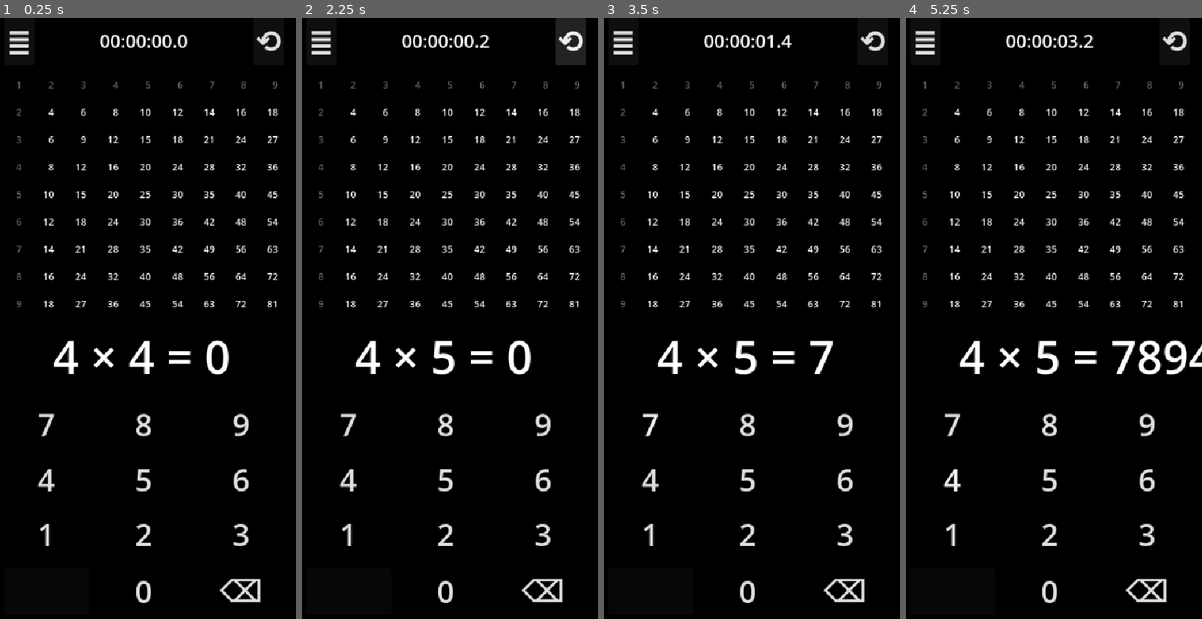
Above: before the commit, frames 1-4 (left to right).
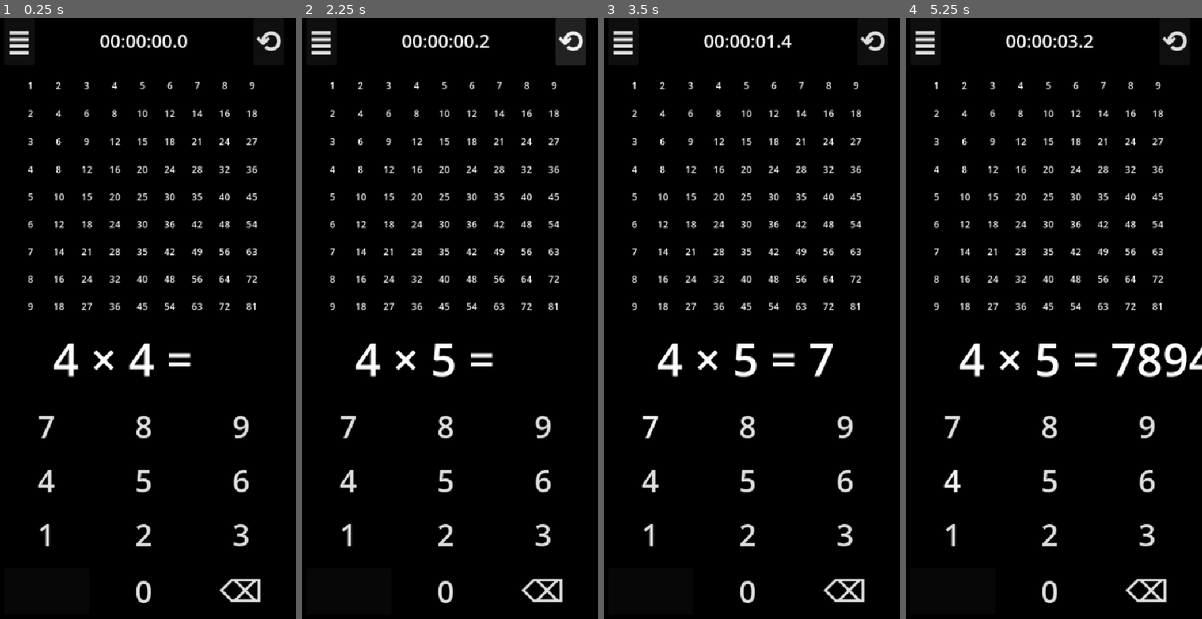
Above: after the commit, the same moments.

Repository: not-learning/einmaleins
Game: Godot game, scene res://main.tscn
Same seed, same stepped clock (60 frames per second), same inputs: the game is played once before the commit and once after it.
Inputs:
- Up to frame 1 (0.25 s): no input
- Up to frame 2 (2.25 s): click "≣" at 0.5 s; click "≣" (after the commit: "⸽⸽⸽⸽⸽") at 1.25 s; click "⟲" at 2 s
- Up to frame 3 (3.5 s): click "7" at 2.75 s
- Up to frame 4 (5.25 s): click "8" at 3.5 s; click "9" at 4.25 s; click "4" at 5 s

The runs differ from the first frame. In frame 1, 5.2% of the frame differs, in the area x 5-95%, y 10-88%; in frame 2, 5.3%; in frame 3, 5.2%; in frame 4, 5.7%, in the area x 5-100%, y 10-88%.

Commit message:
ExList for speed-solving

Diff:
--- /dev/null
+++ b/ex_list.gd
@@ -0,0 +1,33 @@
+extends VBoxContainer
+
+var _last: int
+var _ar: Array[int]
+var _labels: Array[Label]
+
+func _ready() -> void:
+	for i in 63:
+		_labels.append(Label.new())
+		_labels[i].set("size_flags_horizontal", SIZE_EXPAND_FILL)
+		_labels[i].set("theme_override_font_sizes/font_size", 50)
+		_labels[i].set("horizontal_alignment", ALIGNMENT_CENTER)
+		add_child(_labels[i])
+
+func _fill_ex_list(arr: Array[int]):
+	_ar = arr.duplicate()
+	_ar.reverse()
+	_ar.resize(_ar.size() - 1)
+	_last = _ar.size() - 1
+	var n := 0
+	for i in _ar:
+		var a: int = i / 10
+		var b: int = i % 10
+		_labels[n].text = "%d × %d" % [a, b]
+		_labels[n].set("visible", true)
+		n += 1
+
+func _remove_last():
+	get_child(_last).set("visible", false)
+	_last -= 1
+
+func _process(_delta: float) -> void:
+	pass
--- /dev/null
+++ b/ex_list.tscn
@@ -0,0 +1,36 @@
+[gd_scene load_steps=3 format=3 uid="uid://cdbgt5v6ng2wq"]
+
+[ext_resource type="Script" uid="uid://qxo3ydx6h21f" path="res://ex_list_scroll.gd" id="1_3dopa"]
+[ext_resource type="Script" uid="uid://crwf0f7vgwg30" path="res://ex_list.gd" id="1_6ti28"]
+
+[node name="ExListMargin" type="MarginContainer"]
+anchors_preset = 15
+anchor_right = 1.0
+anchor_bottom = 1.0
+grow_horizontal = 2
+grow_vertical = 2
+size_flags_horizontal = 3
+size_flags_vertical = 3
+
+[node name="HBoxContainer" type="HBoxContainer" parent="."]
+layout_mode = 2
+
+[node name="Control" type="Control" parent="HBoxContainer"]
+layout_mode = 2
+size_flags_horizontal = 3
+
+[node name="ExListScroll" type="ScrollContainer" parent="HBoxContainer"]
+layout_mode = 2
+size_flags_horizontal = 3
+vertical_scroll_mode = 3
+script = ExtResource("1_3dopa")
+
+[node name="ExList" type="VBoxContainer" parent="HBoxContainer/ExListScroll"]
+layout_mode = 2
+size_flags_vertical = 10
+alignment = 1
+script = ExtResource("1_6ti28")
+
+[node name="Control2" type="Control" parent="HBoxContainer"]
+layout_mode = 2
+size_flags_horizontal = 3
--- /dev/null
+++ b/ex_list_scroll.gd
@@ -0,0 +1,8 @@
+extends ScrollContainer
+
+func _ready() -> void:
+	pass
+
+func _process(_delta: float) -> void:
+	var last = $ExList.get_child_count()-1
+	ensure_control_visible($ExList.get_child(last))
--- a/exercise.gd
+++ b/exercise.gd
@@ -15,17 +15,19 @@
 	arr.shuffle()
 
 func _process(_delta: float) -> void:
+	if n > 63:
+		done.emit()
+		text = ""
+		return
 	var a := arr[n] / 10
 	var b := arr[n] % 10
 	ex = "%d × %d = " % [a, b]
-	text = ex + str(ans)
+	var ss := ""
+	if ans > 0: ss = str(ans)
+	text = ex + ss
 	if ans == a * b:
 		correct.emit(a, b)
 		n += 1
-		if n > 63:
-			print("Done!")
-			_restart()
-			done.emit()
 
 func _restart():
 	n = 0
--- a/keypad.tscn
+++ b/keypad.tscn
@@ -12,7 +12,7 @@
 grow_horizontal = 2
 grow_vertical = 2
 size_flags_horizontal = 3
-size_flags_vertical = 3
+size_flags_vertical = 8
 theme_override_constants/margin_left = 20
 theme_override_constants/margin_top = 20
 theme_override_constants/margin_right = 20
--- a/main.gd
+++ b/main.gd
@@ -1,21 +1,43 @@
 extends VBoxContainer
 
-var sw: Label
-var xt: GridContainer
-var xtc: Array[Node]
+var stopwatch: Label
+var sandwich: Button
+var xtable: GridContainer
+var xtableChildren: Array[Node]
 var ex: Label
+#var exListMargin: MarginContainer
+var exList: VBoxContainer
 var kp: GridContainer
 
 func _ready() -> void:
-	sw = find_child("Stopwatch")
-	sw.restart.connect(_on_restart)
-	xt = get_node("Xtable/Xtable")
-	xtc = xt.get_children()
+	stopwatch = find_child("Stopwatch")
+	stopwatch.restart.connect(_on_restart)
+	sandwich = find_child("Sandwich")
+	stopwatch.ex_list_show.connect(_on_ex_list_show)
+	xtable = find_child("Xtable")
+	xtableChildren = xtable.get_children()
 	ex = find_child("Exercise")
 	ex.correct.connect(_on_correct)
 	ex.done.connect(_on_done)
+	#exListMargin = find_child("ExListMargin")
+	exList = find_child("ExList")
 	kp = find_child("Keypad")
 	kp.ans_upd.connect(_on_ans_upd)
+
+	exList._fill_ex_list(ex.arr)
+	$ExListMargin.set("visible", false)
+
+func _on_ex_list_show(b: bool):
+	if b:
+		sandwich.text = "⸽⸽⸽⸽⸽"
+		sandwich.set("theme_override_font_sizes/font_size", 25)
+		$ExListMargin.set("visible", true)
+		$XtableMargin.set("visible", false)
+	else:
+		sandwich.text = "≣"
+		sandwich.set("theme_override_font_sizes/font_size", 50)
+		$ExListMargin.set("visible", false)
+		$XtableMargin.set("visible", true)
 
 func _on_ans_upd(ans: int):
 	ex.ans = ans
@@ -24,16 +46,19 @@
 	kp.ans = 0
 	ex.ans = 0
 	var i1 := 9*b + a - 10
-	var xtc1 := xtc[i1].get_node("Mult")
-	xtc1.text = "✓"
+	var xtc1 := xtableChildren[i1].get_node("Mult")
+	#xtc1.text = "✓"
 	xtc1.set("theme_override_colors/font_color", Color.GREEN)
+	#xtc1.set("theme_override_font_sizes/font_size", 20)
+	exList._remove_last()
 
 func _on_done():
-	sw.done = true
+	stopwatch.done = true
 
 func _on_restart():
-	xt._set_nums()
+	xtable._set_nums()
 	ex._restart()
+	exList._fill_ex_list(ex.arr)
 
 func _process(_delta: float) -> void:
 	pass
--- a/main.tscn
+++ b/main.tscn
@@ -6,6 +6,7 @@
 [ext_resource type="PackedScene" uid="uid://cxhc5k68ni0bg" path="res://bg.tscn" id="2_lquwl"]
 [ext_resource type="PackedScene" uid="uid://qk0rj05uipvw" path="res://stopwatch.tscn" id="3_7mycd"]
 [ext_resource type="PackedScene" uid="uid://d273utle5fn7" path="res://keypad.tscn" id="3_h2yge"]
+[ext_resource type="PackedScene" uid="uid://cdbgt5v6ng2wq" path="res://ex_list.tscn" id="4_272bh"]
 
 [node name="Node" type="Node"]
 
@@ -25,13 +26,19 @@
 anchor_bottom = 1.0
 grow_horizontal = 2
 grow_vertical = 2
+size_flags_horizontal = 3
+size_flags_vertical = 3
 script = ExtResource("1_1bvp3")
 
 [node name="StopwatchMargin" parent="Main" instance=ExtResource("3_7mycd")]
 layout_mode = 2
 size_flags_vertical = 1
 
-[node name="Xtable" parent="Main" instance=ExtResource("1_0xm2m")]
+[node name="ExListMargin" parent="Main" instance=ExtResource("4_272bh")]
+layout_mode = 2
+size_flags_horizontal = 1
+
+[node name="XtableMargin" parent="Main" instance=ExtResource("1_0xm2m")]
 layout_mode = 2
 
 [node name="ExMargin" parent="Main" instance=ExtResource("2_h2yge")]
--- a/mult.tscn
+++ b/mult.tscn
@@ -14,13 +14,14 @@
 grow_vertical = 2
 size_flags_horizontal = 3
 size_flags_vertical = 3
-theme_override_constants/margin_left = 10
-theme_override_constants/margin_top = 10
-theme_override_constants/margin_right = 10
-theme_override_constants/margin_bottom = 10
+theme_override_constants/margin_left = 0
+theme_override_constants/margin_top = 0
+theme_override_constants/margin_right = 0
+theme_override_constants/margin_bottom = 0
 
 [node name="Mult" type="Label" parent="."]
 layout_mode = 2
+size_flags_horizontal = 4
 theme_override_font_sizes/font_size = 15
 horizontal_alignment = 2
 vertical_alignment = 1
--- a/project.godot
+++ b/project.godot
@@ -13,6 +13,8 @@
 config/name="Einmaleins"
 run/main_scene="uid://dnc7mbmkyyud"
 config/features=PackedStringArray("4.4", "GL Compatibility")
+boot_splash/show_image=false
+boot_splash/fullsize=false
 config/icon="res://icon.svg"
 
 [display]
--- a/stopwatch.gd
+++ b/stopwatch.gd
@@ -1,14 +1,18 @@
 extends Label
 
 signal restart
+signal ex_list_show(b: bool)
 
 var ms: float
 var done: bool
+#var sandwich: Button
 
 func _ready() -> void:
 	ms = 0
 	text = "0"
 	done = true
+	#sandwich = get_node("../").find_child("Sandwich")
+	#sandwich = get_node("/root/Node").find_child("Sandwich")
 
 func _process(delta: float) -> void:
 	if !done: ms += delta
@@ -18,9 +22,10 @@
 	text = time + fraction
 #≣☰⠿⠿⣿⣿⸽⸽⸽⸽⸽
 
-
-
 func _on_restart_button_up() -> void:
 	ms = 0
 	done = false
 	restart.emit()
+
+func _on_sandwich_toggled(toggled_on: bool) -> void:
+	ex_list_show.emit(toggled_on)
--- a/stopwatch.tscn
+++ b/stopwatch.tscn
@@ -3,15 +3,13 @@
 [ext_resource type="Script" uid="uid://bhsfvjm7ild4x" path="res://stopwatch.gd" id="1_jewno"]
 
 [node name="StopwatchMargin" type="MarginContainer"]
-anchors_preset = 5
-anchor_left = 0.5
-anchor_right = 0.5
-offset_left = -20.0
-offset_right = 20.0
-offset_bottom = 40.0
+anchors_preset = 15
+anchor_right = 1.0
+anchor_bottom = 1.0
 grow_horizontal = 2
+grow_vertical = 2
 size_flags_horizontal = 3
-size_flags_vertical = 4
+size_flags_vertical = 3
 
 [node name="HBoxContainer" type="HBoxContainer" parent="."]
 layout_mode = 2
@@ -25,6 +23,7 @@
 size_flags_horizontal = 4
 focus_mode = 0
 theme_override_font_sizes/font_size = 50
+toggle_mode = true
 text = "≣"
 
 [node name="Stopwatch" type="Label" parent="HBoxContainer"]
@@ -45,4 +44,5 @@
 theme_override_font_sizes/font_size = 50
 text = "⟲"
 
+[connection signal="toggled" from="HBoxContainer/MarginContainer/Sandwich" to="HBoxContainer/Stopwatch" method="_on_sandwich_toggled"]
 [connection signal="button_up" from="HBoxContainer/MarginContainer2/Restart" to="HBoxContainer/Stopwatch" method="_on_restart_button_up"]
--- a/xtable.gd
+++ b/xtable.gd
@@ -8,8 +8,6 @@
 			var mulUp = preload("res://mult.tscn").instantiate()
 			var mult = mulUp.get_node("Mult")
 			mult.text = str((i+1) * (j+1))
-			if i < 1 || j < 1:
-				mult.set("theme_override_colors/font_color", Color.DIM_GRAY)
 			add_child(mulUp)
 
 func _set_nums() -> void:
@@ -19,6 +17,7 @@
 			mult.text = str((i+1) * (j+1))
 			if i > 0 && j > 0:
 				mult.set("theme_override_colors/font_color", Color.WHITE)
+				mult.set("theme_override_font_sizes/font_size", 15)
 
 func _process(_delta: float) -> void:
 	pass
--- a/xtable.tscn
+++ b/xtable.tscn
@@ -4,17 +4,25 @@
 [ext_resource type="PackedScene" uid="uid://bcvt6up78uf5o" path="res://mult.tscn" id="2_v0xh4"]
 
 [node name="XtableMargin" type="MarginContainer"]
-offset_right = 20.0
-offset_bottom = 20.0
+anchors_preset = 15
+anchor_right = 1.0
+anchor_bottom = 1.0
+offset_right = -470.0
+offset_bottom = -980.0
+grow_horizontal = 2
+grow_vertical = 2
+size_flags_horizontal = 3
+size_flags_vertical = 3
 theme_override_constants/margin_left = 10
 theme_override_constants/margin_top = 10
 theme_override_constants/margin_right = 20
 theme_override_constants/margin_bottom = 10
 
-[node name="Xtable" type="GridContainer" parent="."]
+[node name="AspectRatioContainer" type="AspectRatioContainer" parent="."]
 layout_mode = 2
-size_flags_vertical = 0
+
+[node name="Xtable" type="GridContainer" parent="AspectRatioContainer"]
+layout_mode = 2
 columns = 9
 script = ExtResource("1_tt13t")
 mult_scene = ExtResource("2_v0xh4")
-metadata/_edit_group_ = true
Not shown, added: ex_list.gd.uid
Not shown, added: ex_list_scroll.gd.uid
Not shown, changed: export_presets.cfg
Not shown: 1 places in main.tscn that only renumber resources
Binary file added: web/einmaleins.apple-touch-icon.png
Not shown, added: web/einmaleins.apple-touch-icon.png.import
Binary file added: web/einmaleins.icon.png
Not shown, added: web/einmaleins.icon.png.import
Binary file added: web/einmaleins.png
Not shown, added: web/einmaleins.png.import
Not shown, added: web/einmaleins.audio.position.worklet.js
Not shown, added: web/einmaleins.audio.worklet.js
(and 3 more such lines)
